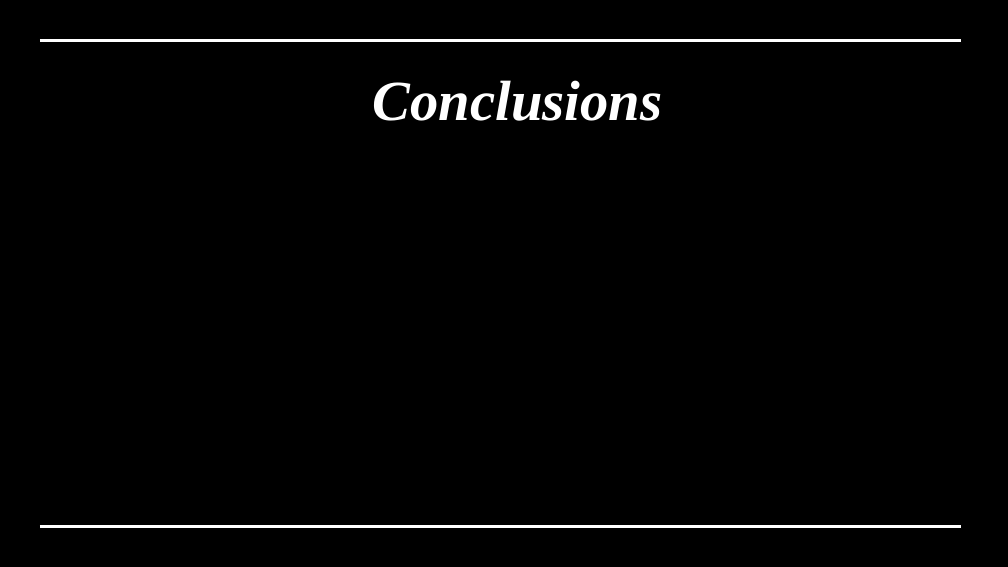
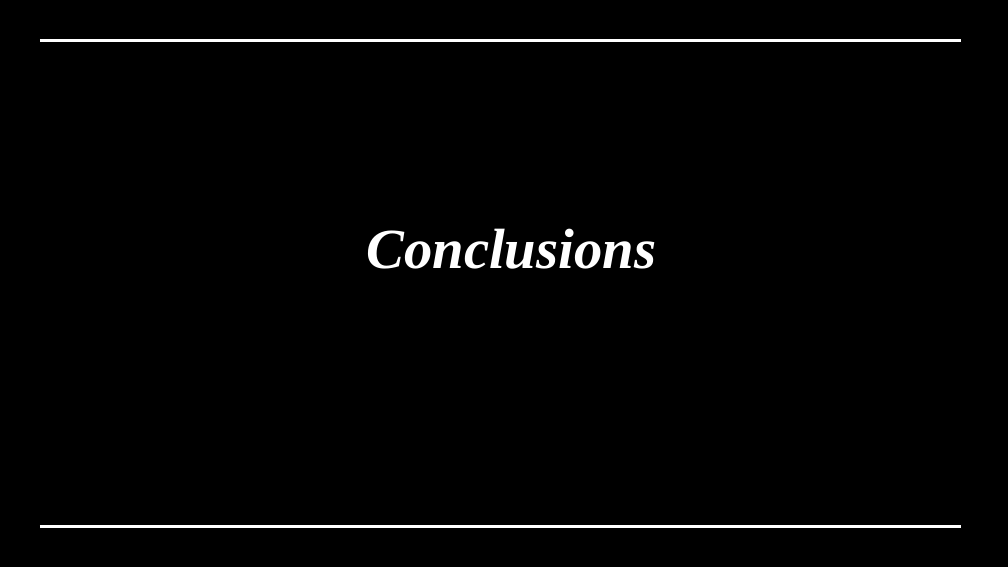
Before and after one commit to ComanacDragos/University, a slide deck: slide 12 of Semester 1 Master/Ethics, Research Methodology/presentation.pptx. Drawn at 1008x567 pixels with LibreOffice and Linux fonts; fonts in the diff are those of the drawing; background and template pictures are left out; a plain dark background stands for a picture behind light text. Boxes give left, top, right and bottom in pixels: in the first picture for what was removed or moved away, otherwise in the second. Text is boxed around its words. In the diff, an @@ line names an element or a change of style, - is before the commit and + after.

```diff
--- a/Semester 1 Master/Ethics, Research Methodology/presentation.pptx
+++ b/Semester 1 Master/Ethics, Research Methodology/presentation.pptx
@@ title "Conclusions": place and size @@
-title "Conclusions" at [373, 80, 663, 121]
+title "Conclusions" at [366, 228, 656, 269]
```
Also in this commit, not shown: 7 other slides changed, 31 other files.
